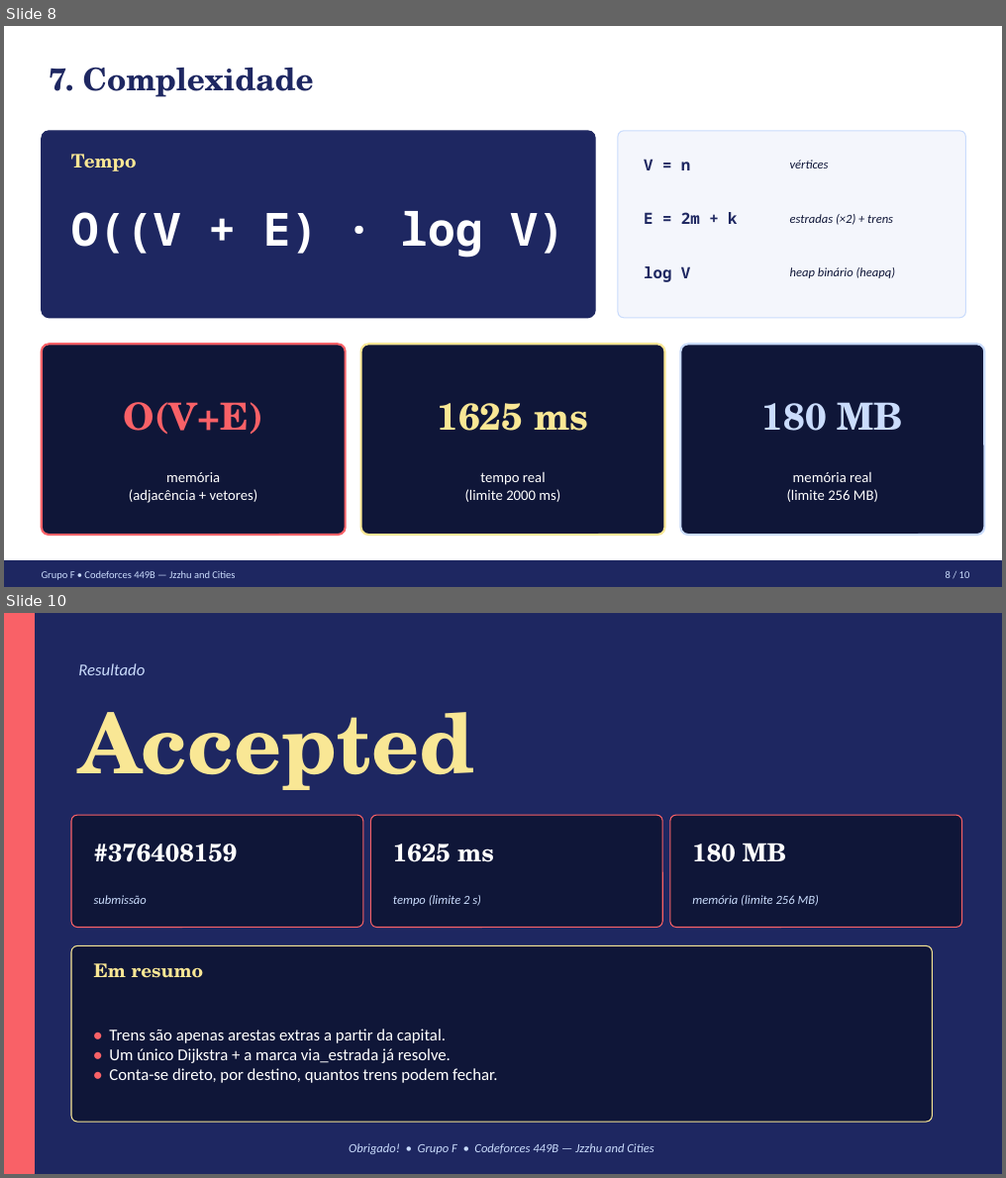
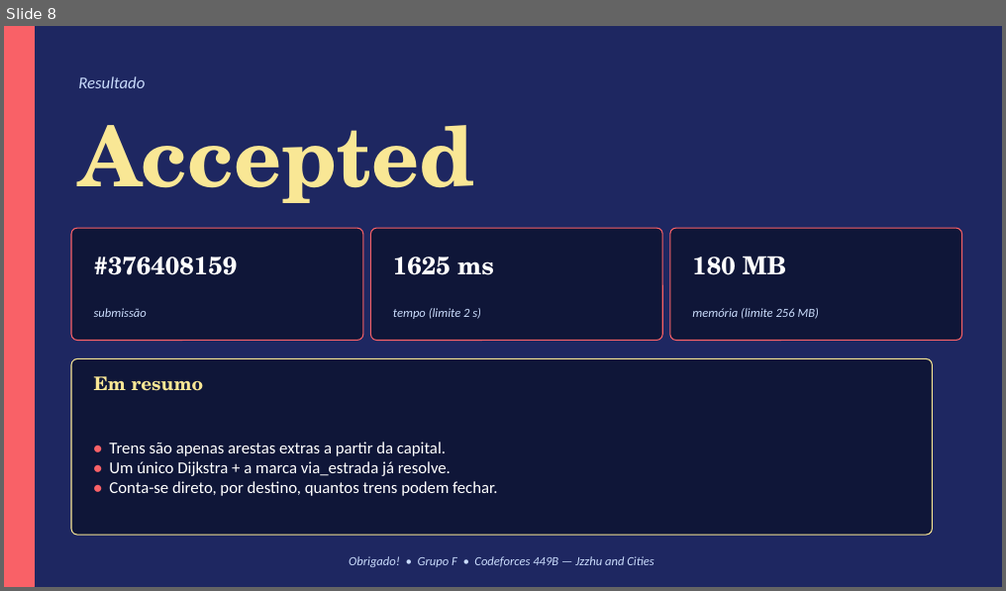
Before and after one commit to dav1britoo/T2, a slide deck: apresentacao/apresentacao.pptx. Shown one above the other, each under a label of ours: slides 8 and 10 before the commit, slide 8 after it; the slides between them are not shown. The pictures are 1006x1178 and 1006x591 pixels, drawn with LibreOffice and Linux fonts; fonts in the diff are those of the drawing. Boxes give left, top, right and bottom in pixels: in the first picture for what was removed or moved away, otherwise in the second. Text is boxed around its words. In the diff, an @@ line names an element or a change of style, - is before the commit and + after.

```diff
--- a/apresentacao/apresentacao.pptx
+++ b/apresentacao/apresentacao.pptx
@@ slide 8 removed at <box>4,26,1002,587</box>, background #FFFFFF @@
@@ text removed at <box>49,68,314,97</box> @@
-7. Complexidade
@@ rounded rectangle removed at <box>42,131,595,318</box> @@
@@ rounded rectangle removed at <box>618,131,966,318</box> @@
@@ text removed at <box>71,154,137,172</box> @@
-Tempo
@@ text removed at <box>644,159,690,171</box> @@
-V = n
@@ text removed at <box>790,160,829,169</box> @@
-vértices
@@ text removed at <box>71,211,564,258</box> @@
-O((V + E) · log V)
@@ text removed at <box>644,212,737,224</box> @@
-E = 2m + k
@@ text removed at <box>790,214,893,225</box> @@
-estradas (×2) + trens
@@ text removed at <box>644,267,690,282</box> @@
-log V
@@ text removed at <box>790,268,895,278</box> @@
-heap binário (heapq)
@@ rounded rectangle removed at <box>42,344,346,535</box> @@
@@ rounded rectangle removed at <box>361,344,665,535</box> @@
@@ rounded rectangle removed at <box>681,344,985,535</box> @@
@@ text removed at <box>124,402,263,434</box> @@
-O(V+E)
@@ text removed at <box>438,403,588,431</box> @@
-1625 ms
@@ text removed at <box>762,402,903,431</box> @@
-180 MB
@@ text removed at <box>129,472,258,503</box> @@
-memória
-(adjacência + vetores)
@@ text removed at <box>465,472,560,502</box> @@
-tempo real
-(limite 2000 ms)
@@ text removed at <box>787,472,878,502</box> @@
-memória real
-(limite 256 MB)
@@ rectangle removed at <box>4,562,1002,587</box> @@
@@ text removed at <box>42,570,235,580</box> @@
-Grupo F • Codeforces 449B — Jzzhu and Cities
@@ text removed at <box>945,571,970,578</box> @@
-8 / 10
@@ what was slide 10 is now slide 8 @@
```
Also in this commit, not shown: 6 slides changed, 1 other slide removed, 2 other files.
